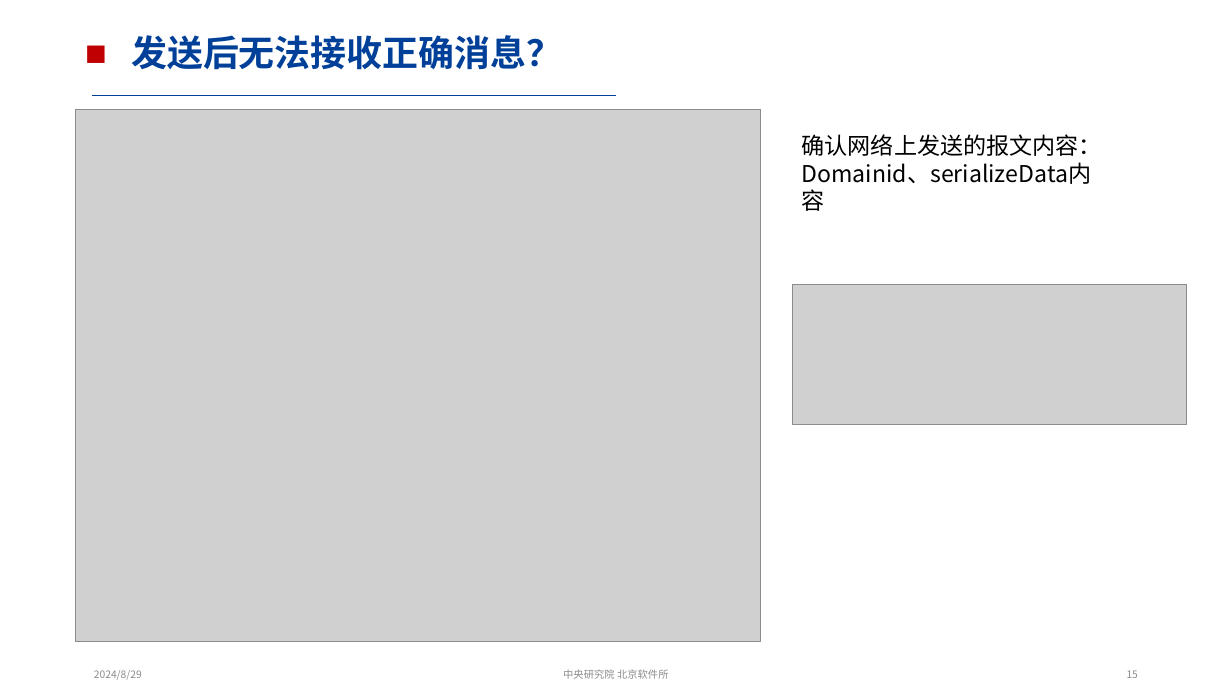
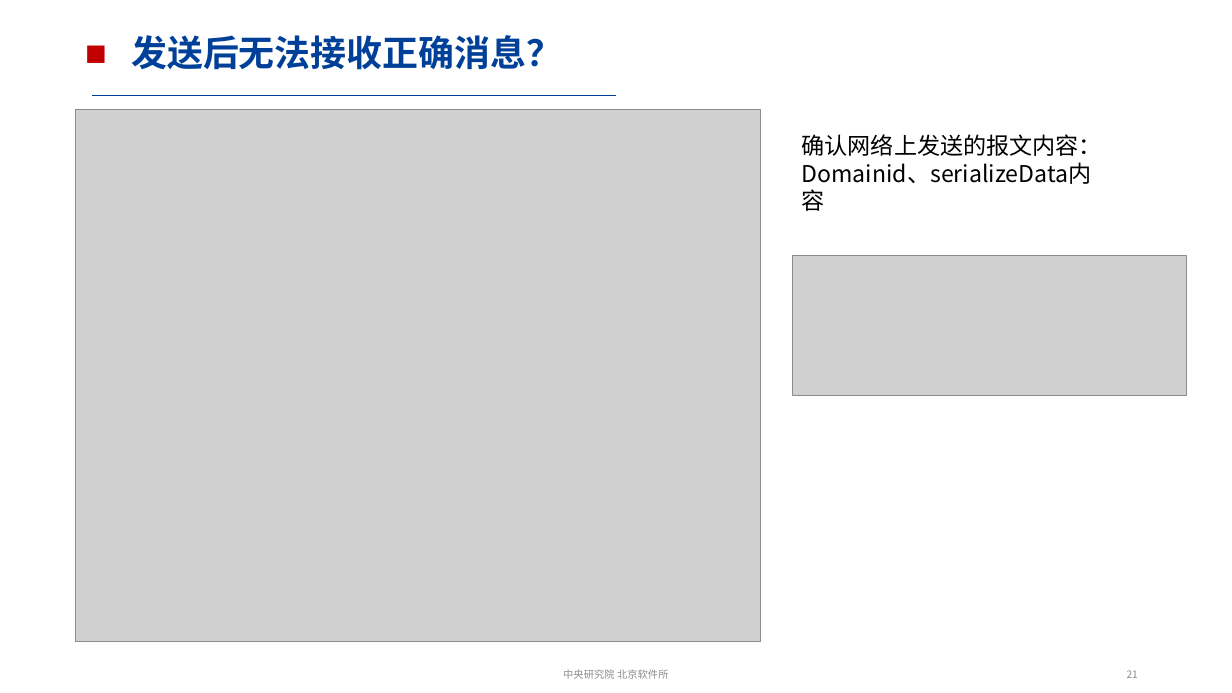
Before and after one commit to CXJ123-ai/-, a slide deck: slide 21 of CyberRT与cyclonedds通信.pptx (slide 15 before the commit). Drawn at 1232x693 pixels with LibreOffice and Linux fonts; fonts in the diff are those of the drawing; grey boxes stand for pictures. Boxes give left, top, right and bottom in pixels: in the first picture for what was removed or moved away, otherwise in the second. Text is boxed around its words. In the diff, an @@ line names an element or a change of style, - is before the commit and + after.

```diff
--- a/CyberRT与cyclonedds通信.pptx
+++ b/CyberRT与cyclonedds通信.pptx
@@ picture: place and size @@
-picture at (793, 284, 1187, 423)
+picture at (793, 256, 1187, 396)
@@ text removed at (94, 670, 142, 680) @@
-2024/8/29
@@ page number at (1127, 670, 1138, 678): text changed @@
-15
+21
```
Also in this commit, not shown: 15 other slides changed, 9 slides added, 1 slide removed.
